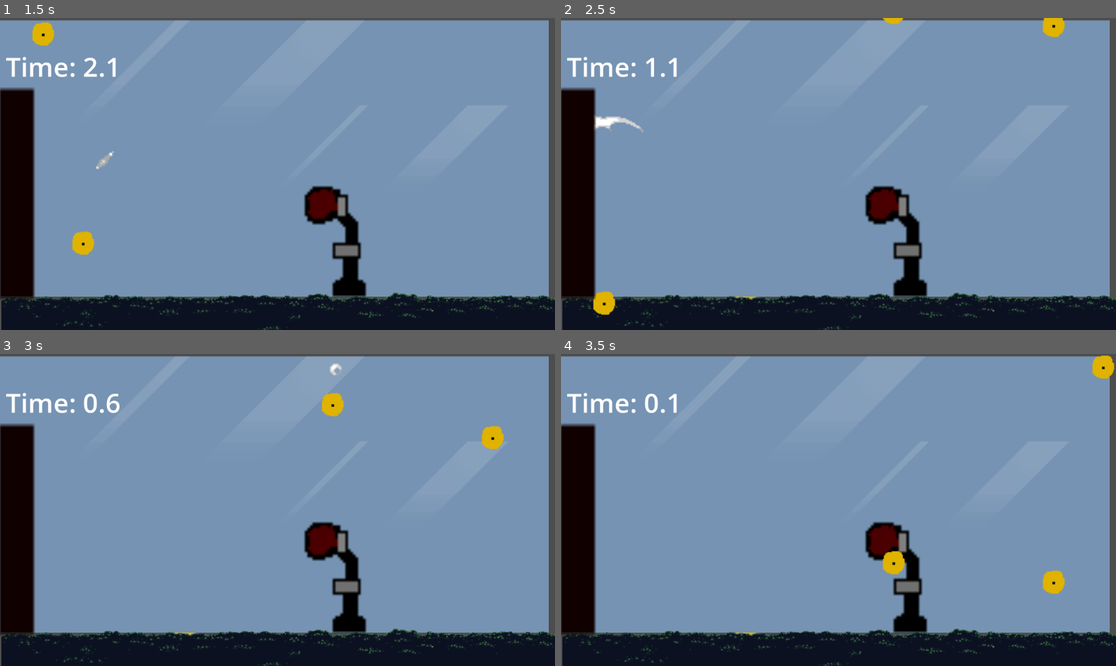
Above: before the commit, frames 1-4 (two rows, left to right).
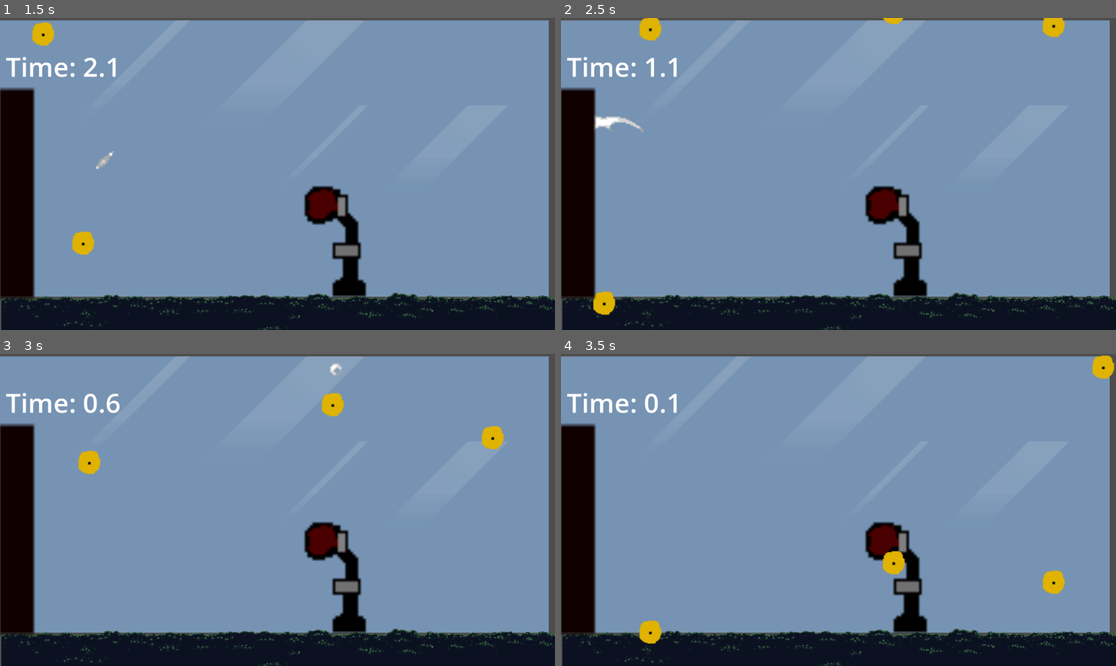
Above: after the commit, the same moments.

Repository: HaMeiAltVergessen/FingerFist
Game: Godot game, scene res://scenes/Game.tscn
Same seed, same stepped clock (60 frames per second), same inputs: the game is played once before the commit and once after it.
Inputs (mouse positions are in pixels of both pictures, inside the frame that each line leads up to):
- Up to frame 1 (1.5 s): click "Next Round" at 0.5 s; move the mouse to (88, 177) at 1.27 s; click (88, 177) at 1.42 s
- Up to frame 2 (2.5 s): move the mouse to (605, 136) at 2.02 s; click (605, 136) at 2.17 s
- Up to frame 3 (3 s): move the mouse to (338, 369) at 2.77 s; click (338, 369) at 2.92 s
- Up to frame 4 (3.5 s): no input

Frame 1 is identical in both runs. In frame 2, 0.3% of the frame differs, in the area x 14-36%, y 0-91%; in frame 3, 0.3%, in the area x 14-36%, y 30-91%; in frame 4, 0.3%.

Commit message:
coins in den vordergrund

Diff:
--- a/scenes/Game.tscn
+++ b/scenes/Game.tscn
@@ -29,7 +29,10 @@
 [node name="GameCamera" type="Camera2D" parent="."]
 position = Vector2(585, 325)
 
+[node name="CoinLayer" type="CanvasLayer" parent="."]
+
 [node name="Background" type="CanvasLayer" parent="."]
+layer = 0
 
 [node name="Main" parent="Background" instance=ExtResource("22_attvq")]
 
--- a/scripts/Coins.gd
+++ b/scripts/Coins.gd
@@ -1,17 +1,36 @@
 extends Area2D
-## Features:
-# Muss noch länger laufen, mehr Coins, nur wenn Game auch aktiv ist, Sounds wenn angeklickt, Counter für Münzen
+
 @onready var sprite: Sprite2D = $Sprite2D
-var acceleration: float = 600.0 # Standardwert, wird vom Spawner gesetzt!
+@onready var collision_shape: CollisionShape2D = $CollisionShape2D
+
+var acceleration: float = 600.0
 var velocity: float = 0.0
+var bounce_damping: float = 0.6         # wie stark der Bounce abgeschwächt wird (0.6 = verliert 40% Energie)
+var min_bounce_velocity: float = 30.0   # unterhalb dieser Geschwindigkeit stoppt der Bounce
+var ground_y: float = 0.0               # wird beim ersten Kontakt mit Boden gesetzt
+var on_ground: bool = false
 
 func _ready() -> void:
 	connect("input_event", Callable(self, "_on_input_event"))
 	connect("area_entered", Callable(self, "_on_area_entered"))
 
 func _process(delta: float) -> void:
+	if on_ground:
+		return
+
+	# Gravitation
 	velocity += acceleration * delta
 	position.y += velocity * delta
+
+	# Falls Münze unter Boden liegt, korrigiere und bounce
+	if ground_y != 0.0 and position.y > ground_y:
+		position.y = ground_y
+		velocity = -velocity * bounce_damping
+
+		# Wenn Bounce zu schwach, Münze "liegt" still
+		if abs(velocity) < min_bounce_velocity:
+			velocity = 0
+			on_ground = true
 
 func _on_input_event(viewport, event, shape_idx) -> void:
 	if event is InputEventMouseButton and event.pressed:
@@ -22,4 +41,5 @@
 
 func _on_area_entered(area: Area2D) -> void:
 	if area.name == "Ground":
-		queue_free()
+		# Bodenposition merken
+		ground_y = area.global_position.y - 8  # ggf. Offset anpassen (abhängig von deiner Spritehöhe)
--- a/scripts/Game.gd
+++ b/scripts/Game.gd
@@ -5,6 +5,7 @@
 @onready var pause_screen: CanvasLayer = $PauseScreen
 @onready var sprite = $Background/BoxFingerSprite  # falls dein Player ein Sprite2D-Node hat
 
+@onready var coin_layer: CanvasLayer = $CoinLayer
 
 @onready var continue_button: Button = $PauseScreen/ContinueButton
 @onready var retry_button: Button = $EndScreen/RetryButton
@@ -46,47 +47,38 @@
 var round_count: int = 0
 # Hinweis: Highscores / total_score liegen jetzt in Global.*
 var coin_scene = preload("res://scenes/Coins.tscn")
-
+# Coin-Spawn-Kontrolle
+var coin_timer: float = 0.0
+var coin_spawn_interval := 1.5 # Sekunden zwischen Spawns
+var can_spawn_coins: bool = false
 
 # -----------------------
 # READY
 # -----------------------
 func _ready() -> void:
 	randomize()
+	can_spawn_coins = false   # WICHTIG: am Scene-Start niemals spawnen
 	Global.load_progress()
-	# Progressive Background / BoxSack je nach Global.unlocked_levels
 	_apply_progression()
-
-	# Initialisierung
 	round = 0
 	score = 0
 	round_durations.clear()
 	for i in range(rounds_total):
 		round_durations.append(randf_range(3.0, 6.0))
-
 	end_screen.visible = false
 	pause_screen.visible = false
 	sprite.texture = Global.get_current_skin_texture()
-
-
-
 	# Sack-Stages laden
 	sack_stages = [
-		load("res://assets/BoxSackBase.png"),  # 0 = Basis
-		load("res://assets/BXS1.png"),        # 1 = ab 50
-		load("res://assets/BXS2.png"),        # 2 = ab 100
-		load("res://assets/BXS3.png")         # 3 = zerstört / alternativ
+		load("res://assets/BoxSackBase.png"),
+		load("res://assets/BXS1.png"),
+		load("res://assets/BXS2.png"),
+		load("res://assets/BXS3.png")
 	]
 	if box_sack:
 		box_sack.texture = sack_stages[0]
-
 	game_camera.make_current()
-
-	# Progression / Highscores aus Global laden und UI aktualisieren
-	Global.load_progress()
 	_update_highscore_list()
-
-	# Starte Pause-Screen vor der ersten Runde
 	_show_pause_screen()
 
 # -----------------------
@@ -127,23 +119,34 @@
 
 
 func _process(_delta: float) -> void:
-	if game_active and not game_timer.is_stopped():
-		timer_label.text = "Time: %.1f" % game_timer.time_left
-	if game_active and randf() < 1: # sehr seltene Chance pro Frame
-		spawn_coin()
-
-
-
-
+	if not game_active:
+		return
+	if get_tree().paused:
+		return
+	if game_timer.is_stopped():
+		return
+
+	# Timer-Update / Label
+	timer_label.text = "Time: %.1f" % game_timer.time_left
+
+	# coin spawn nur wenn freigegeben
+	if can_spawn_coins:
+		coin_timer += _delta
+		if coin_timer >= coin_spawn_interval:
+			coin_timer = 0.0
+			coin_spawn_interval = randf_range(1.0, 2.5)
+			spawn_coin()
 func _on_game_timer_timeout() -> void:
 	if not game_active:
 		return
 	game_active = false
+	can_spawn_coins = false
 	round_count += 1
 
 	# Falls noch Runden übrig -> Pause
 	if round_count < rounds_total:
 		_show_pause_screen()
+
 	else:
 		# Runde komplettiert -> Endscreen
 		end_screen.visible = true
@@ -207,6 +210,7 @@
 
 func _show_pause_screen() -> void:
 	game_active = false
+	can_spawn_coins = false     # kein Spawning während Pause
 	pause_screen.visible = true
 	timer_label.visible = false
 	end_screen.visible = false
@@ -261,10 +265,37 @@
 		await get_tree().create_timer(0.04).timeout
 	game_camera.offset = Vector2.ZERO
 
-func spawn_coin():
+# -----------------------
+# Coin
+# -----------------------
+func spawn_coin() -> void:
+	if not game_active or not can_spawn_coins:
+		return
+
+	# instantiate
 	var coin = coin_scene.instantiate()
-	coin.position = Vector2(400, 300)
-	add_child(coin)
+
+	# position über Spielbereich
+	coin.position = Vector2(randf_range(100, 700), -20)
+
+	# Füge IMMER in coin_layer ein — kein fallback add_child
+	if coin_layer == null:
+		push_error("CoinLayer nicht gefunden! Pfad prüfen.")
+		return
+
+	coin_layer.add_child(coin)
+
+	# sicherstellen, dass coin pausiert, wenn Spiel pausiert
+	coin.process_mode = Node.PROCESS_MODE_PAUSABLE
+
+	# Wenn CoinLayer kein CanvasLayer ist, setze z_index, ansonsten setze layer
+	if coin_layer is CanvasLayer:
+		# CanvasLayer wird oben aufgerendert; du kannst layer höher setzen, falls nötig
+		coin_layer.layer = 1
+	else:
+		# Node2D -> z_index am Coin
+		if coin is CanvasItem:
+			coin.z_index = 100
 # -----------------------
 # Retry
 # -----------------------
@@ -277,5 +308,7 @@
 func _on_continue_button_pressed() -> void:
 	continue_button.disabled = true
 	round += 1
+	coin_timer = 0.0
 	if round <= rounds_total:
+		can_spawn_coins = true     # Coins dürfen wieder spawnen
 		_start_round()
